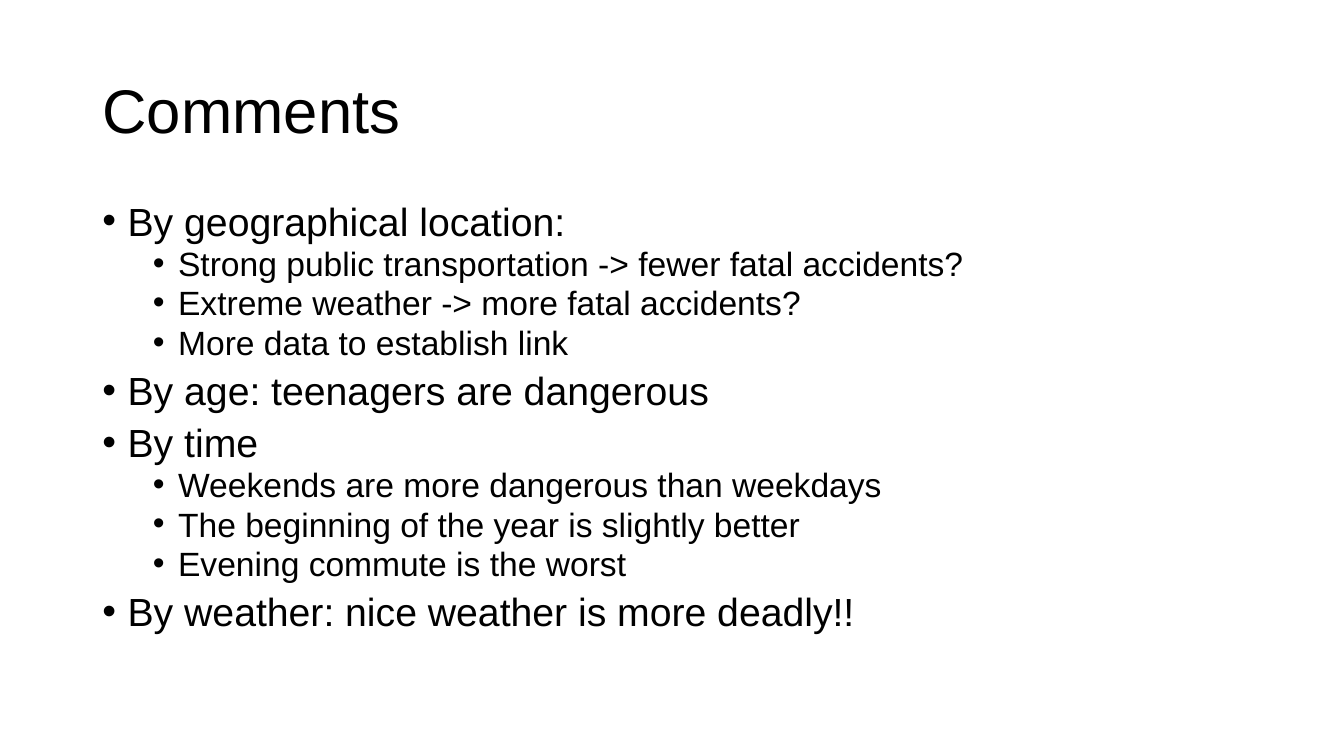
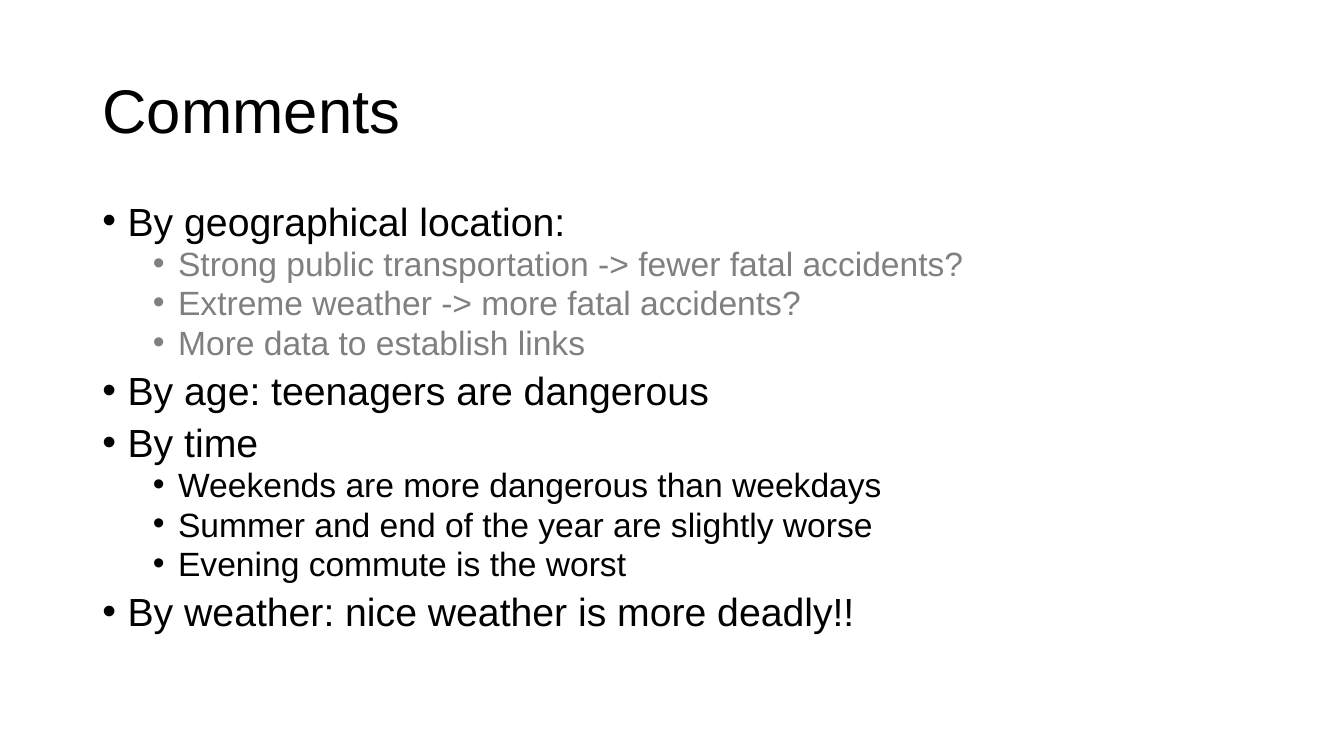
Before and after one commit to ziangzhang10/fatal-traffic-accident-study, a slide deck: slide 9 of Presentation/Fatal Accidents.pptx. Drawn at 1344x756 pixels with LibreOffice and Linux fonts; fonts in the diff are those of the drawing. Boxes give left, top, right and bottom in pixels: in the first picture for what was removed or moved away, otherwise in the second. Text is boxed around its words. In the diff, an @@ line names an element or a change of style, - is before the commit and + after.

```diff
--- a/Presentation/Fatal Accidents.pptx
+++ b/Presentation/Fatal Accidents.pptx
@@ text at [178, 251, 964, 316]: text colour #000000 to #808080 in "Strong public transportation -> fewer fatal accidents?", "Extreme weather -> more fatal accidents?" @@
@@ text at [178, 330, 585, 356]: text changed; text colour #000000 to #808080 @@
-  • More data to establish link
+  • More data to establish links
@@ text at [178, 512, 873, 544]: text changed @@
-  • The beginning of the year is slightly better
+  • Summer and end of the year are slightly worse
```
Also in this commit, not shown: 1 other slide changed.
